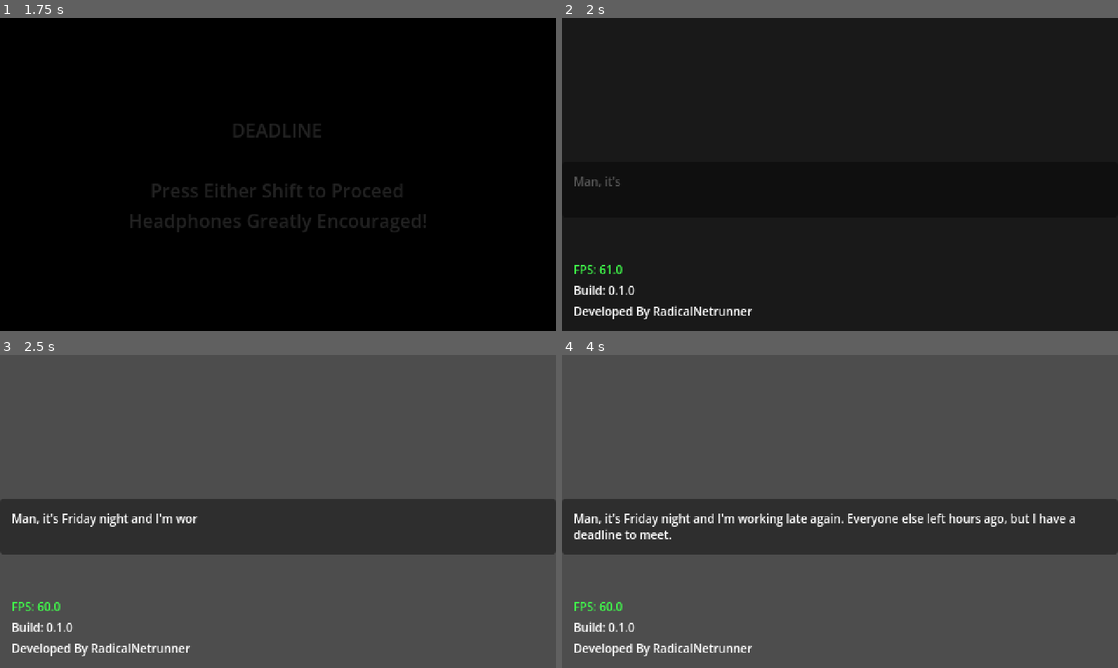
Above: before the commit, frames 1-4 (two rows, left to right).
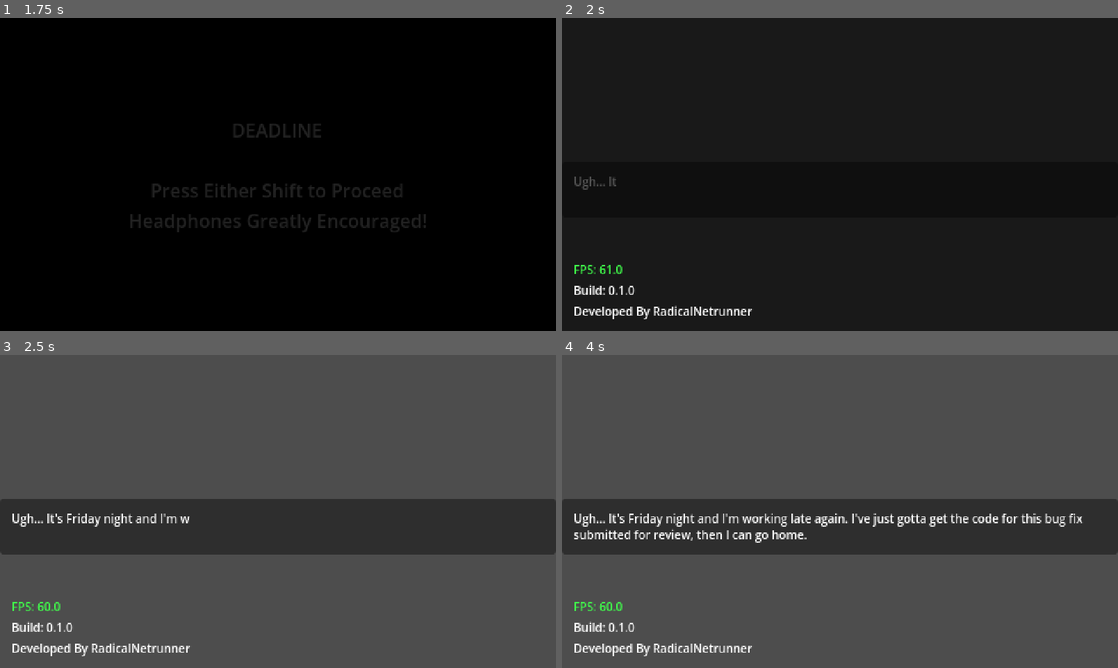
Above: after the commit, the same moments.

Repository: mcneiljv/game-off-2026
Game: Godot game, scene res://src/core/main_game/title_screen.tscn
Two runs of this game, one before a commit and one after it. Both use one fixed random seed, a clock stepped at 60 frames per second and the inputs below.
Inputs:
- Up to frame 1 (1.75 s): tap Enter at 1.25 s; hold Shift (left_shift) from 1.28 s (still down)
- Up to frame 2 (2 s): keep holding Shift (left_shift)
- Up to frame 3 (2.5 s): release Shift (left_shift) at 2.03 s
- Up to frame 4 (4 s): hold Shift (left_shift) from 3.53 s (still down)

Frame 1 is identical in both runs. In frame 2, 0.1% of the frame differs, in the area x 2-11%, y 50-55%; in frame 3, 0.6%; in frame 4, 2.4%, in the area x 2-94%, y 50-60%.

Commit message:
Dialog updates; Update ending text label; monster_audio_node => sfx_audio_node

Diff:
--- a/assets/data/dialog.json
+++ b/assets/data/dialog.json
@@ -1,15 +1,39 @@
 [
   {
     "type": "dialog",
-    "text": "Man, it's Friday night and I'm working late again. Everyone else left hours ago, but I have a deadline to meet."
+    "text": "Ugh... It's Friday night and I'm working late again. I've just gotta get the code for this bug fix submitted for review, then I can go home."
   },
   {
     "type": "dialog",
-    "text": "I also forgot to eat... Oh well, this should only take about an hour."
+    "text": "It just feels so unfair. Everyone else left hours ago, even my boss."
+  },
+  {
+    "type": "dialog",
+    "text": "I also forgot to eat today..."
+  },
+  {
+    "type": "dialog",
+    "text": "Well, this should only take about an hour. Let's push on."
   },
   {
     "type": "typing",
     "text": "Random stupid buzzword business logic gross."
+  },
+  {
+    "type": "typing",
+    "text": "Random stupid buzzword business logic gross."
+  },
+  {
+    "type": "dialog",
+    "text": "Man, these app breaking bugs keep popping up more and more. It's almost like we should take time to focus on tech debt instead of shoving in new features."
+  },
+  {
+    "type": "dialog",
+    "text": "Heh, that'll never happen."
+  },
+  {
+    "type": "typing",
+    "text": "In enim justo, rhoncus ut, imperdiet a, venenatis vitae, justo."
   },
   {
     "type": "typing",
@@ -19,40 +43,49 @@
   },
   {
     "type": "dialog",
-    "text": "What the hell was that?",
-    "delay": 3.0
+    "text": "What the hell was that?"
   },
   {
     "type": "dialog",
-    "text": "Oh well. Maybe it was just the building settling."
+    "text": "..."
+  },
+  {
+    "type": "dialog",
+    "text": "I guess it could just be the building settling... Weird."
+  },
+  {
+    "type": "dialog",
+    "text": "I just wanna get this crap done and go home."
   },
   {
     "type": "typing",
     "text": "Random stupid buzzword business logic gross."
   },
   {
-    "type": "typing",
-    "text": "In enim justo, rhoncus ut, imperdiet a, venenatis vitae, justo.",
-    "sound": "MonsterTension2",
-    "closeness": 0.3
+    "type": "dialog",
+    "text": "Spouse: Hey! I thought you'd be home already. Where are you?",
+    "sound": "MobileBuzz",
+    "closeness": 0.6
   },
   {
-    "type": "typing",
-    "text": "In enim justo, rhoncus ut, imperdiet a, venenatis vitae, justo.",
-    "sound": "MonsterTension3",
-    "closeness": 0.4
+    "type": "dialog",
+    "text": "You: Sorry, I forgot to text you. I'm working the graveyard shift again. :/"
   },
   {
-    "type": "typing",
-    "text": "In enim justo, rhoncus ut, imperdiet a, venenatis vitae, justo.",
-    "sound": "MonsterTension4",
-    "closeness": 0.5
+    "type": "dialog",
+    "text": "Spouse: Again?! This is getting ridiculous. It's Friday night.",
+    "sound": "MobileBuzz",
+    "closeness": 0.6
   },
   {
-    "type": "typing",
-    "text": "In enim justo, rhoncus ut, imperdiet a, venenatis vitae, justo.",
-    "sound": "MonsterTension5",
-    "closeness": 0.9
+    "type": "dialog",
+    "text": "I know, but my boss is counting on me to get this bug fixed today. Should be home in a bit."
+  },
+  {
+    "type": "dialog",
+    "text": "Spouse: You said that last time... Ugh. Fine. Just text me when you're leaving.",
+    "sound": "MobileBuzz",
+    "closeness": 0.6
   },
   {
     "type": "dialog",
--- a/default_bus_layout.tres
+++ b/default_bus_layout.tres
@@ -3,7 +3,7 @@
 [resource]
 bus/1/name = &"Ambient"
 bus/1/solo = false
-bus/1/mute = false
+bus/1/mute = true
 bus/1/bypass_fx = false
 bus/1/volume_db = -0.030508041
 bus/1/send = &"Master"
--- a/src/core/main_game/ending.tscn
+++ b/src/core/main_game/ending.tscn
@@ -22,4 +22,4 @@
 offset_bottom = 11.5
 grow_horizontal = 2
 grow_vertical = 2
-text = "END"
+text = "Thanks for playing!"
--- a/src/core/main_game/main.tscn
+++ b/src/core/main_game/main.tscn
@@ -6,8 +6,9 @@
 [ext_resource type="AudioStream" uid="uid://5rbn4aq3x7md" path="res://assets/audio/creepy-ambience.mp3" id="4_xijci"]
 [ext_resource type="AudioStream" uid="uid://bnpq1pqoc5wqa" path="res://assets/audio/keyboard-key.wav" id="5_yuwmb"]
 [ext_resource type="AudioStream" uid="uid://3d4r3q2ochpr" path="res://assets/audio/monster-tension-1.mp3" id="6_op4kn"]
+[ext_resource type="AudioStream" uid="uid://dsay8e1komrsd" path="res://assets/audio/mobile-buzz.wav" id="6_q3f53"]
 [ext_resource type="AudioStream" uid="uid://d1a2qf0fvm43f" path="res://assets/audio/monster-tension-2.mp3" id="7_1flk8"]
-[ext_resource type="Script" uid="uid://bqbq1lw0uc311" path="res://src/core/main_game/monster_audio.gd" id="7_4i5e7"]
+[ext_resource type="Script" uid="uid://bqbq1lw0uc311" path="res://src/core/main_game/sfx_audio.gd" id="7_4i5e7"]
 [ext_resource type="AudioStream" uid="uid://cf74egesdsklv" path="res://assets/audio/monster-tension-3.mp3" id="8_1um3w"]
 [ext_resource type="AudioStream" uid="uid://wnnlnxq2ul36" path="res://assets/audio/monster-tension-4.mp3" id="9_4i5e7"]
 [ext_resource type="AudioStream" uid="uid://j0riv1bujyw1" path="res://assets/audio/monster-tension-5.mp3" id="10_1um3w"]
@@ -75,29 +76,32 @@
 stream = ExtResource("5_yuwmb")
 bus = &"SFX"
 
-[node name="MonsterSounds" type="Node" parent="." unique_id=138610622]
+[node name="MobileBuzz" type="AudioStreamPlayer" parent="." unique_id=1708888172]
+stream = ExtResource("6_q3f53")
+bus = &"SFX"
+script = ExtResource("7_4i5e7")
 
-[node name="MonsterTension1" type="AudioStreamPlayer" parent="MonsterSounds" unique_id=261890956]
+[node name="MonsterTension1" type="AudioStreamPlayer" parent="." unique_id=261890956]
 stream = ExtResource("6_op4kn")
 bus = &"Monster"
 script = ExtResource("7_4i5e7")
 
-[node name="MonsterTension2" type="AudioStreamPlayer" parent="MonsterSounds" unique_id=288892226]
+[node name="MonsterTension2" type="AudioStreamPlayer" parent="." unique_id=288892226]
 stream = ExtResource("7_1flk8")
 bus = &"Monster"
 script = ExtResource("7_4i5e7")
 
-[node name="MonsterTension3" type="AudioStreamPlayer" parent="MonsterSounds" unique_id=37554402]
+[node name="MonsterTension3" type="AudioStreamPlayer" parent="." unique_id=37554402]
 stream = ExtResource("8_1um3w")
 bus = &"Monster"
 script = ExtResource("7_4i5e7")
 
-[node name="MonsterTension4" type="AudioStreamPlayer" parent="MonsterSounds" unique_id=1447821107]
+[node name="MonsterTension4" type="AudioStreamPlayer" parent="." unique_id=1447821107]
 stream = ExtResource("9_4i5e7")
 bus = &"Monster"
 script = ExtResource("7_4i5e7")
 
-[node name="MonsterTension5" type="AudioStreamPlayer" parent="MonsterSounds" unique_id=1271175137]
+[node name="MonsterTension5" type="AudioStreamPlayer" parent="." unique_id=1271175137]
 stream = ExtResource("10_1um3w")
 bus = &"Monster"
 script = ExtResource("7_4i5e7")
--- a/src/core/main_game/main_game.gd
+++ b/src/core/main_game/main_game.gd
@@ -114,10 +114,10 @@
 	if not dialog_dict.has("sound") and not dialog_dict.has("closeness"):
 		return
 	if dialog_dict.has("sound") and dialog_dict.has("closeness"):
-		var audio_node_path: String = "MonsterSounds/%s" % dialog_dict.get("sound")
-		var monster_audio_node: MonsterAudio = get_node_or_null(audio_node_path)
-		if monster_audio_node:
-			monster_audio_node.play_at_closeness(dialog_dict.get("closeness", 0.4))
+		var audio_node_path: String = dialog_dict.get("sound")
+		var sfx_audio_node: SFXAudio = get_node_or_null(audio_node_path)
+		if sfx_audio_node:
+			sfx_audio_node.play_at_closeness(dialog_dict.get("closeness", 0.4))
 		else:
 			push_error("Audio node not found %s" % dialog_dict.get("sound"))
 
--- a/src/core/main_game/monster_audio.gd
+++ b/src/core/main_game/sfx_audio.gd
@@ -1,7 +1,7 @@
-class_name MonsterAudio
+class_name SFXAudio
 extends AudioStreamPlayer
 
-@export_group("SFX Tension")
+@export_group("SFX Volume")
 @export var quiet_volume: float = -30.0
 @export var loud_volume: float = -6.0
 
Renamed: src/core/main_game/monster_audio.gd.uid -> src/core/main_game/sfx_audio.gd.uid
